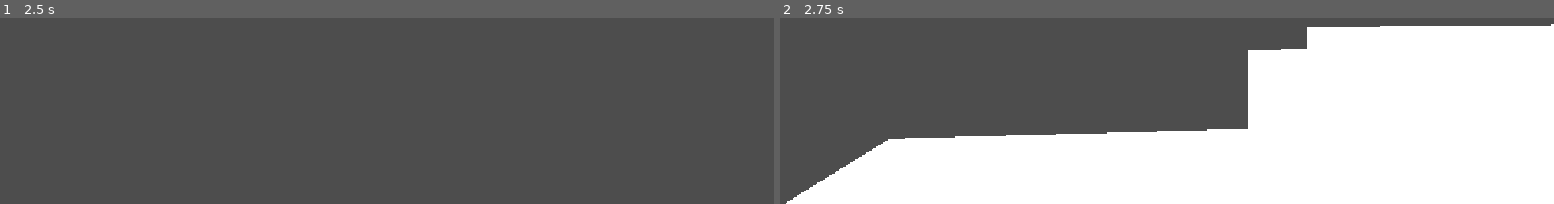
Above: before the commit, frames 1-2 (left to right).
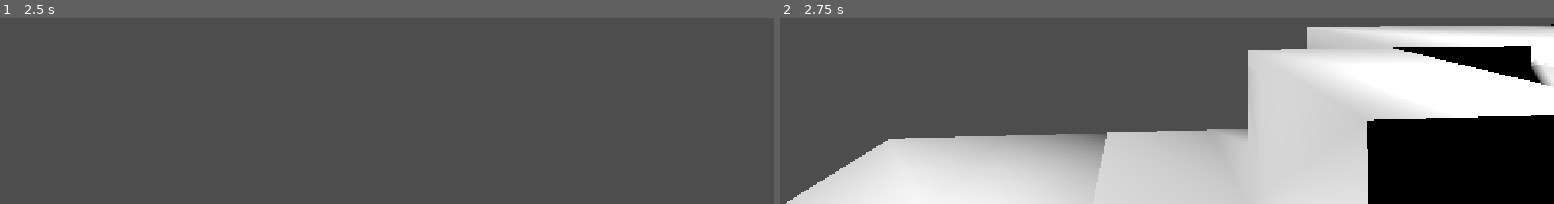
Above: after the commit, the same moments.

Repository: etper/pimpekcraft
Game: Godot game, scene res://scenes/Main.tscn
Same seed, same stepped clock (60 frames per second), same inputs: the game is played once before the commit and once after it.
Inputs (mouse positions are in pixels of both pictures, inside the frame that each line leads up to):
- Up to frame 1 (2.5 s): tap Enter at 0.5, 2 s; move the mouse to (outside the picture) at 0.52 s; hold W (move_forward) from 0.53 s (still down); click (outside the picture) at 0.67 s; tap Space (jump) at 0.77, 1.25, 1.52 s; move the mouse to (outside the picture) at 1.27 s; click (outside the picture) at 1.42 s; move the mouse to (outside the picture) at 2.02 s; click (outside the picture) at 2.17 s
- Up to frame 2 (2.75 s): keep holding W (move_forward)

Frame 1 is identical in both runs. In frame 2, 45% of the frame differs, in the area x 0-100%, y 3-100%.

Commit message:
phase 5.1

Diff:
--- a/scenes/Chunk.tscn
+++ b/scenes/Chunk.tscn
@@ -4,7 +4,6 @@
 
 [sub_resource type="StandardMaterial3D" id="StandardMaterial3D_rvslj"]
 cull_mode = 2
-shading_mode = 0
 
 [node name="Chunk" type="Node3D" unique_id=2065493205]
 script = ExtResource("1_3txbk")
--- a/scripts/chunk.gd
+++ b/scripts/chunk.gd
@@ -3,25 +3,75 @@
 const SIZE = 16
 const MAX_HEIGHT = 12
 
+const FACE_NORMALS = [
+    Vector3i(0, 1, 0),   # Top
+    Vector3i(0, -1, 0),  # Bottom
+    Vector3i(-1, 0, 0),  # Left
+    Vector3i(1, 0, 0),   # Right
+    Vector3i(0, 0, -1),  # Front
+    Vector3i(0, 0, 1),   # Back
+]
+
+const FACE_VERTICES = [
+    # Top
+    [
+        Vector3(0,1,0), Vector3(1,1,0), Vector3(1,1,1),
+        Vector3(0,1,0), Vector3(1,1,1), Vector3(0,1,1)
+    ],
+
+    # Bottom
+    [
+        Vector3(0,0,0), Vector3(1,0,0), Vector3(1,0,1),
+        Vector3(0,0,0), Vector3(1,0,1), Vector3(0,0,1)
+    ],
+
+    # Left
+    [
+        Vector3(0,0,0), Vector3(0,1,1), Vector3(0,0,1),
+        Vector3(0,0,0), Vector3(0,1,0), Vector3(0,1,1)
+    ],
+
+    # Right
+    [
+        Vector3(1,0,0), Vector3(1,0,1), Vector3(1,1,1),
+        Vector3(1,0,0), Vector3(1,1,1), Vector3(1,1,0)
+    ],
+
+    # Front
+    [
+        Vector3(0,0,0), Vector3(1,1,0), Vector3(1,0,0),
+        Vector3(0,0,0), Vector3(0,1,0), Vector3(1,1,0)
+    ],
+
+    # Back
+    [
+        Vector3(0,0,1), Vector3(1,0,1), Vector3(1,1,1),
+        Vector3(0,0,1), Vector3(1,1,1), Vector3(0,1,1)
+    ],
+]
+
 @onready var mesh_instance = $MeshInstance3D
+@onready var collision_shape = $StaticBody3D/CollisionShape3D
 
 var blocks = {}
+var noise : FastNoiseLite
 
-var noise : FastNoiseLite
 
 func place_block(local_pos: Vector3i):
     if blocks.has(local_pos):
         return
 
     blocks[local_pos] = 1
-    rebuild_mesh()
+    rebuild()
+
 
 func destroy_block(local_pos: Vector3i):
     if !blocks.has(local_pos):
         return
 
     blocks.erase(local_pos)
-    rebuild_mesh()
+    rebuild()
+
 
 func generate():
     var chunk_origin = Vector3i(position)
@@ -41,91 +91,46 @@
             for y in range(height):
                 blocks[Vector3i(x, y, z)] = 1
 
-    rebuild_mesh()
+    rebuild()
 
-func rebuild_mesh():
+
+func rebuild():
+    var mesh = build_mesh()
+    apply_mesh(mesh)
+    build_collision(mesh)
+
+
+func build_mesh() -> ArrayMesh:
     var st = SurfaceTool.new()
     st.begin(Mesh.PRIMITIVE_TRIANGLES)
 
     for pos in blocks.keys():
-        add_visible_faces(st, pos)
+        emit_visible_faces(st, pos)
 
     st.index()
     st.generate_normals()
 
-    var mesh = st.commit()
+    return st.commit()
+
+
+func apply_mesh(mesh: ArrayMesh):
     mesh_instance.mesh = mesh
-    $StaticBody3D/CollisionShape3D.shape = mesh.create_trimesh_shape()
 
-func add_visible_faces(st: SurfaceTool, pos: Vector3):
-    if !blocks.has(Vector3i(pos) + Vector3i(0, 1, 0)):
-        add_top_face(st, pos)
 
-    if !blocks.has(Vector3i(pos) + Vector3i(0, -1, 0)):
-        add_bottom_face(st, pos)
+func build_collision(mesh: ArrayMesh):
+    collision_shape.shape = mesh.create_trimesh_shape()
 
-    if !blocks.has(Vector3i(pos) + Vector3i(-1, 0, 0)):
-        add_left_face(st, pos)
 
-    if !blocks.has(Vector3i(pos) + Vector3i(1, 0, 0)):
-        add_right_face(st, pos)
+func emit_visible_faces(st: SurfaceTool, pos: Vector3i):
+    for face in range(FACE_NORMALS.size()):
+        if is_face_visible(pos, face):
+            emit_face(st, pos, face)
 
-    if !blocks.has(Vector3i(pos) + Vector3i(0, 0, -1)):
-        add_front_face(st, pos)
 
-    if !blocks.has(Vector3i(pos) + Vector3i(0, 0, 1)):
-        add_back_face(st, pos)
+func is_face_visible(pos: Vector3i, face: int) -> bool:
+    return !blocks.has(pos + FACE_NORMALS[face])
 
-func add_top_face(st: SurfaceTool, p: Vector3):
-    st.add_vertex(p + Vector3(0,1,0))
-    st.add_vertex(p + Vector3(1,1,0))
-    st.add_vertex(p + Vector3(1,1,1))
 
-    st.add_vertex(p + Vector3(0,1,0))
-    st.add_vertex(p + Vector3(1,1,1))
-    st.add_vertex(p + Vector3(0,1,1))
-
-func add_bottom_face(st: SurfaceTool, p: Vector3):
-    st.add_vertex(p + Vector3(0,0,0))
-    st.add_vertex(p + Vector3(1,0,0))
-    st.add_vertex(p + Vector3(1,0,1))
-
-    st.add_vertex(p + Vector3(0,0,0))
-    st.add_vertex(p + Vector3(1,0,1))
-    st.add_vertex(p + Vector3(0,0,1))
-
-func add_front_face(st: SurfaceTool, p: Vector3):
-    st.add_vertex(p + Vector3(0,0,0))
-    st.add_vertex(p + Vector3(1,1,0))
-    st.add_vertex(p + Vector3(1,0,0))
-
-    st.add_vertex(p + Vector3(0,0,0))
-    st.add_vertex(p + Vector3(0,1,0))
-    st.add_vertex(p + Vector3(1,1,0))
-
-func add_back_face(st: SurfaceTool, p: Vector3):
-    st.add_vertex(p + Vector3(0,0,1))
-    st.add_vertex(p + Vector3(1,0,1))
-    st.add_vertex(p + Vector3(1,1,1))
-
-    st.add_vertex(p + Vector3(0,0,1))
-    st.add_vertex(p + Vector3(1,1,1))
-    st.add_vertex(p + Vector3(0,1,1))
-
-func add_left_face(st: SurfaceTool, p: Vector3):
-    st.add_vertex(p + Vector3(0,0,0))
-    st.add_vertex(p + Vector3(0,1,1))
-    st.add_vertex(p + Vector3(0,0,1))
-
-    st.add_vertex(p + Vector3(0,0,0))
-    st.add_vertex(p + Vector3(0,1,0))
-    st.add_vertex(p + Vector3(0,1,1))
-
-func add_right_face(st: SurfaceTool, p: Vector3):
-    st.add_vertex(p + Vector3(1,0,0))
-    st.add_vertex(p + Vector3(1,0,1))
-    st.add_vertex(p + Vector3(1,1,1))
-
-    st.add_vertex(p + Vector3(1,0,0))
-    st.add_vertex(p + Vector3(1,1,1))
-    st.add_vertex(p + Vector3(1,1,0))
+func emit_face(st: SurfaceTool, pos: Vector3i, face: int):
+    for vertex in FACE_VERTICES[face]:
+        st.add_vertex(Vector3(pos) + vertex)
